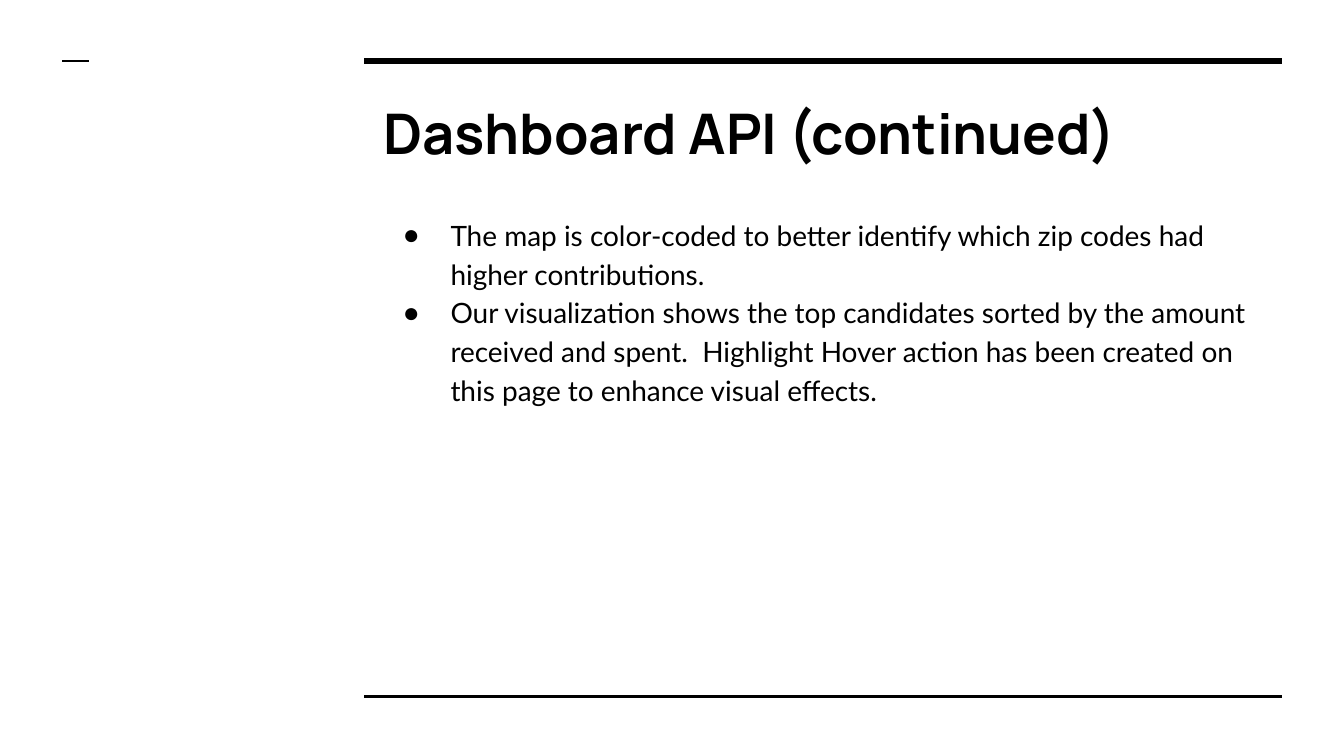
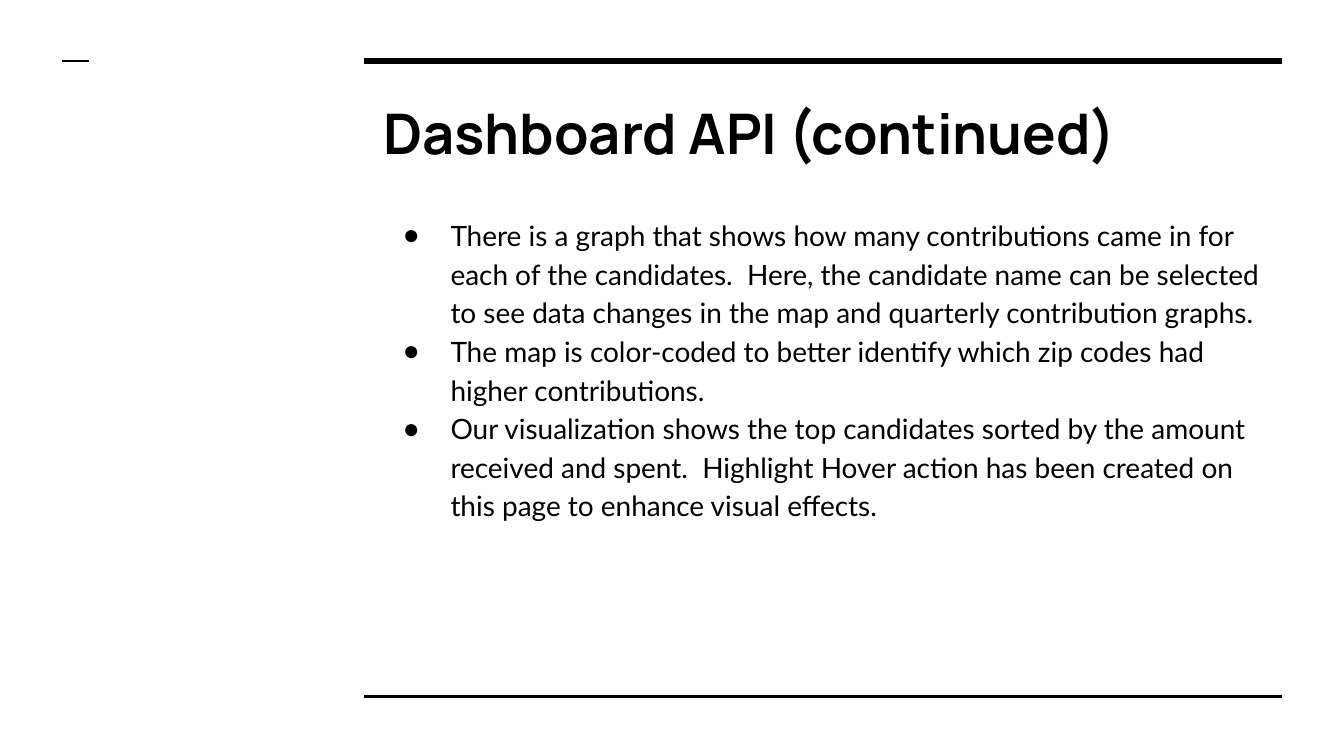
Before and after one commit to ssheggrud/Mod_20_Project, a slide deck: slide 18 of Presentation/Group5Presentation.pptx (slide 9 before the commit). Drawn at 1344x756 pixels with LibreOffice and Linux fonts; fonts in the diff are those of the drawing. Boxes give left, top, right and bottom in pixels: in the first picture for what was removed or moved away, otherwise in the second. Text is boxed around its words. In the diff, an @@ line names an element or a change of style, - is before the commit and + after.

```diff
--- a/Presentation/Group5Presentation.pptx
+++ b/Presentation/Group5Presentation.pptx
@@ text at (x1=451, y1=225, x2=1259, y2=328): paragraph added @@
+● There is a graph that shows how many contributions came in for each of the candidates. Here, the candidate name can be selected to see data changes in the map and quarterly contribution graphs.
```
Also in this commit, not shown: 3 other slides changed, 20 slides added, 1 slide removed.
